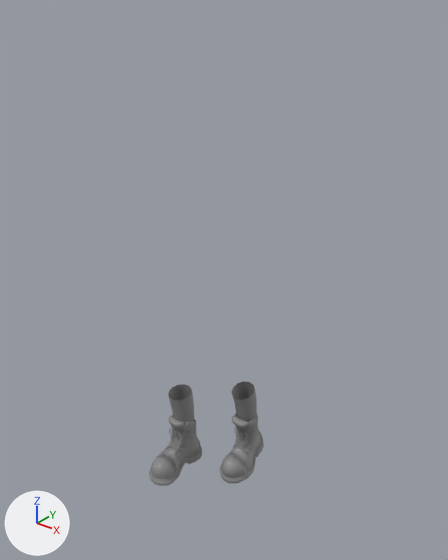
One commit to the FBX model Assets/Art/Meshes and Textures/Kidnapper_Walk.fbx: the scene before it, then after it.
Both versions are drawn from a camera (50 mm lens) standing at (1.476, -1.706, 2.087) and looking at (0.038, 0.092, 0.973). Arrows for +X, +Y and +Z are at lower left; the lights stay in place. Vertices at the same position are counted once.

Script lines for the objects in view, before the commit:
```python
me_circle_002 = bpy.data.meshes.new('Circle.002')
me_circle_002.from_pydata(...)  # 3426 vertices, 3244 faces; spans x -19.6..19.6, y -1.0..44.4, z -22.6..28.4
me_circle_002.materials.append(mat_material_001)  # grey #878787
ob_circle = bpy.data.objects.new('Circle', me_circle_002)
ob_circle.location = (0.0, 0.0, 0.0)
ob_circle.rotation_euler = (-1.571, 0.0, -3.142)  # degrees (-90, 0, -180)
ob_circle.scale = (-0.01, -0.01, -0.01)
```
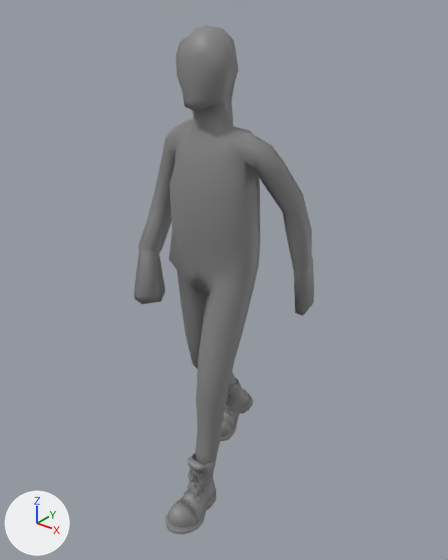
Changed parts and their boxes [x1, y1, x2, y2] in the pictures (448 x 560 px; the box of a moved part takes in the faces that stretch with it):
'Circle', reshaped (56% wider, 382% taller)
    before: [149, 381, 264, 486]
    after: [134, 25, 314, 535]
part 1 of me_circle_002, moved or reshaped
    before: [233, 415, 253, 453]
    after: [184, 457, 209, 501]
part 2 of me_circle_002, moved or reshaped
    before: [219, 412, 264, 483]
    after: [165, 453, 216, 535]
part 3 of me_circle_002, moved or reshaped
    before: [149, 414, 202, 486]
    after: [220, 377, 253, 441]
part 4 of me_circle_002, added
    after: [225, 389, 235, 414]
part 5 of me_circle_002, added
    after: [134, 25, 314, 466]
part 6 of me_circle_002, deleted
    before: [166, 424, 188, 456]
part 7 of me_circle_002, deleted
    before: [232, 381, 257, 422]
part 8 of me_circle_002, deleted
    before: [168, 384, 194, 423]

The change in detail:
me_circle_002 is used by ob_circle; location (0.0, 0.0, 0.0); rotation (-1.571, 0.0, -3.142), in degrees (-90, 0, -180); scale (-0.01, -0.01, -0.01).
me_circle_002 had 3426 vertices, 3244 faces and spanned x -19.6..19.6, y -1.0..44.4, z -22.6..28.4.
me_circle_002 now has 3796 vertices, 3628 faces and spans x -33.9..34.2, y -2.9..194.5, z -36.5..47.2.
me_circle_002 part 1: the loose piece of 695 vertices spanning x 6.5..16.6, y 10.8..27.3, z 10.3..15.8 is turned 14.1 degrees about the x axis through its middle, then moved by (0.0, -3.4, -32.8).
me_circle_002 part 2: the loose piece of 634 vertices spanning x 5.1..19.6, y -1.0..28.6, z 0.1..28.4 is turned 14.1 degrees about the x axis through its middle, then moved by (0.0, -3.5, -34.1).
me_circle_002 part 3: the loose piece of 634 vertices spanning x -19.6..-5.1, y 1.3..28.3, z -22.6..6.1 is turned -25.9 degrees about the x axis through its middle, then moved by (0.0, 0.6, 37.3).
me_circle_002 part 4: a new loose piece of 695 vertices spanning x -16.6..-6.5, y 11.0..27.8, z 25.1..32.1, in mat_material_001 (grey #878787).
me_circle_002 part 5: a new loose piece of 466 vertices spanning x -33.9..34.2, y 16.6..194.5, z -17.2..37.5, in mat_material_001 (grey #878787).
me_circle_002 part 6: the loose piece of 695 vertices spanning x -16.6..-6.5, y 10.7..26.4, z -10.4..-3.4 is deleted.
me_circle_002 part 7: the loose piece of 48 vertices spanning x 6.1..16.3, y 22.2..44.4, z 8.4..22.5 is deleted.
me_circle_002 part 8: the loose piece of 48 vertices spanning x -16.3..-6.1, y 21.0..42.4, z -9.1..3.1 is deleted.
